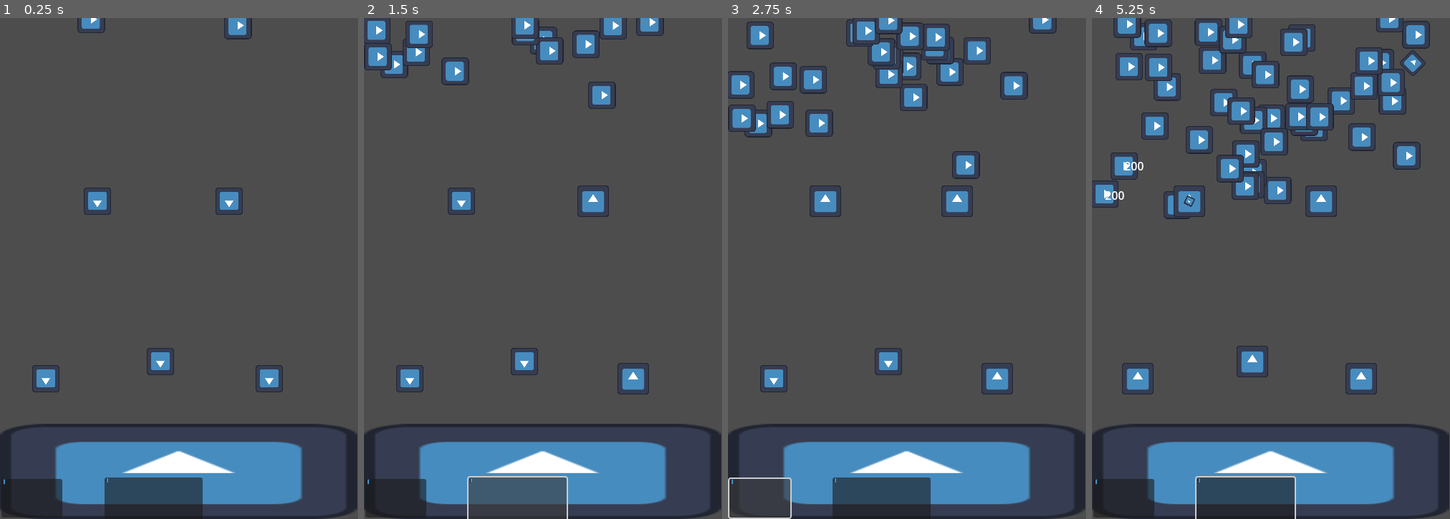
Above: before the commit, frames 1-4 (left to right).
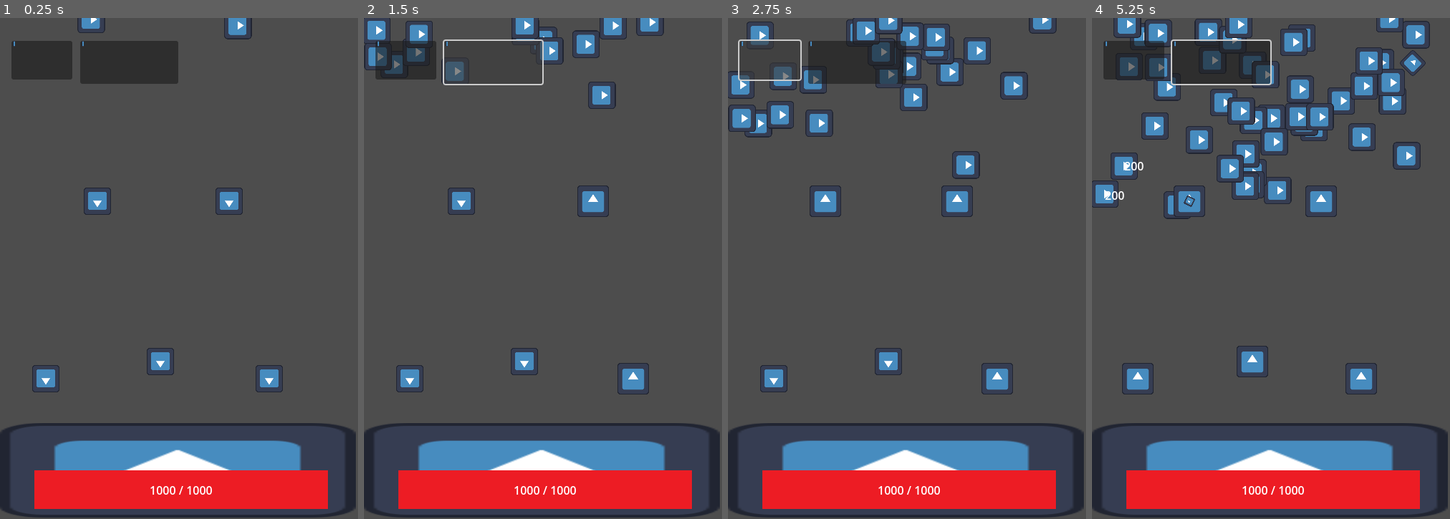
Above: after the commit, the same moments.

Repository: Chet-afk/tower-def
Game: Godot game, scene res://main.tscn
The game is run twice, just before and just after one commit, with the same random seed, the same clock (stepped at 60 frames per second) and the same inputs. The engine's default icon, where the game draws it, is replaced by a stand-in: a white triangle on a blue panel in a dark square.
Inputs (mouse positions are in pixels of both pictures, inside the frame that each line leads up to; where the layout moved, square brackets give the same spot in the first picture):
- Up to frame 1 (0.25 s): no input
- Up to frame 2 (1.5 s): click (406, 58) [396, 498] at 0.5 s; click (492, 63) [517, 498] at 1.25 s
- Up to frame 3 (2.75 s): click (770, 58) [760, 498] at 2 s
- Up to frame 4 (5.25 s): click (1220, 63) [1245, 498] at 2.75 s; click (1134, 58) [1124, 498] at 3.5 s; click (1220, 63) [1245, 498] at 4.25 s; move the mouse to (1360, 378) at 5.02 s; press the mouse at (1360, 378) at 5.03 s

The runs differ from the first frame. In frame 1, 12% of the frame differs, in the area x 0-100%, y 4-100%; in frame 2, 9.9%; in frame 3, 11%; in frame 4, 12%.

Commit message:
HP bar for wall

Diff:
--- /dev/null
+++ b/tower_def/Units/HPBar.gd
@@ -0,0 +1 @@
+extends TextureProgressBar
--- a/tower_def/Units/wall.gd
+++ b/tower_def/Units/wall.gd
@@ -1,13 +1,21 @@
 extends StaticBody2D
 
-var hp: int
-
+var cur_hp: int
+var max_hp: int
 
 func _init():
-	hp = 1000
+	cur_hp = 1000
+	max_hp = 1000
+
+func _ready():
+	$HPBar.set_max(max_hp)
+	$HPBar.set_value(max_hp)
+	$HPBar/HPNum.set_text(str(max_hp) + " / " + str(max_hp))
 
 func take_damage(dmg: int):
-	hp -= dmg
-	if hp <= 0:
+	cur_hp -= dmg
+	$HPBar.value -= dmg
+	$HPBar/HPNum.set_text(str(cur_hp) + " / " + str(max_hp))
+	if cur_hp <= 0:
 		# Pause the game
 		get_tree().paused = true
--- a/tower_def/Units/wall.tscn
+++ b/tower_def/Units/wall.tscn
@@ -1,22 +1,41 @@
-[gd_scene load_steps=4 format=3 uid="uid://dxqdruar561jy"]
+[gd_scene load_steps=5 format=3 uid="uid://dxqdruar561jy"]
 
 [ext_resource type="Texture2D" uid="uid://ci5bdk1igpd3" path="res://Sprites/icon.svg" id="1_6nph5"]
 [ext_resource type="Script" path="res://Units/wall.gd" id="1_dgjfy"]
+[ext_resource type="Texture2D" uid="uid://jv1qjyytx42h" path="res://UI/HP.png" id="3_2klu0"]
 
 [sub_resource type="RectangleShape2D" id="RectangleShape2D_ja6vu"]
 size = Vector2(499, 133)
 
 [node name="Wall" type="StaticBody2D"]
-position = Vector2(148, 33)
 collision_layer = 2
 collision_mask = 0
 script = ExtResource("1_dgjfy")
 
 [node name="Sprite2D" type="Sprite2D" parent="."]
-position = Vector2(102.5, 34.75)
+position = Vector2(7.62939e-06, 0)
 scale = Vector2(3.89844, 1.03516)
 texture = ExtResource("1_6nph5")
 
 [node name="CollisionShape2D" type="CollisionShape2D" parent="."]
-position = Vector2(103.5, 34.5)
 shape = SubResource("RectangleShape2D_ja6vu")
+
+[node name="HPBar" type="TextureProgressBar" parent="."]
+offset_left = -200.0
+offset_right = 210.0
+offset_bottom = 54.0
+texture_progress = ExtResource("3_2klu0")
+
+[node name="HPNum" type="Label" parent="HPBar"]
+layout_mode = 1
+anchors_preset = 8
+anchor_left = 0.5
+anchor_top = 0.5
+anchor_right = 0.5
+anchor_bottom = 0.5
+offset_left = -20.0
+offset_top = -11.5
+offset_right = 20.0
+offset_bottom = 11.5
+grow_horizontal = 2
+grow_vertical = 2
--- a/tower_def/main.tscn
+++ b/tower_def/main.tscn
@@ -27,23 +27,23 @@
 layer = 10
 
 [node name="tower_spawner" parent="UI" instance=ExtResource("5_5ytty")]
-offset_left = 2.0
-offset_top = 644.0
-offset_right = 87.0
-offset_bottom = 698.0
+offset_left = 16.0
+offset_top = 32.0
+offset_right = 101.0
+offset_bottom = 86.0
 unit = ExtResource("6_13h1d")
 
 [node name="tower_spawner2" parent="UI" instance=ExtResource("5_5ytty")]
-offset_left = 146.0
-offset_top = 642.0
-offset_right = 283.0
-offset_bottom = 702.0
+offset_left = 112.0
+offset_top = 32.0
+offset_right = 249.0
+offset_bottom = 92.0
 unit = ExtResource("7_wx8vu")
 
 [node name="PlayerLayer" type="CanvasLayer" parent="."]
 
 [node name="Wall" parent="PlayerLayer" instance=ExtResource("9_w8n04")]
-position = Vector2(147, 599)
+position = Vector2(248, 632)
 collision_layer = 4
 
 [node name="Trash" parent="PlayerLayer" instance=ExtResource("8_i8y2a")]
Binary file added: tower_def/UI/HP.png
Not shown, added: tower_def/UI/HP.png.import
